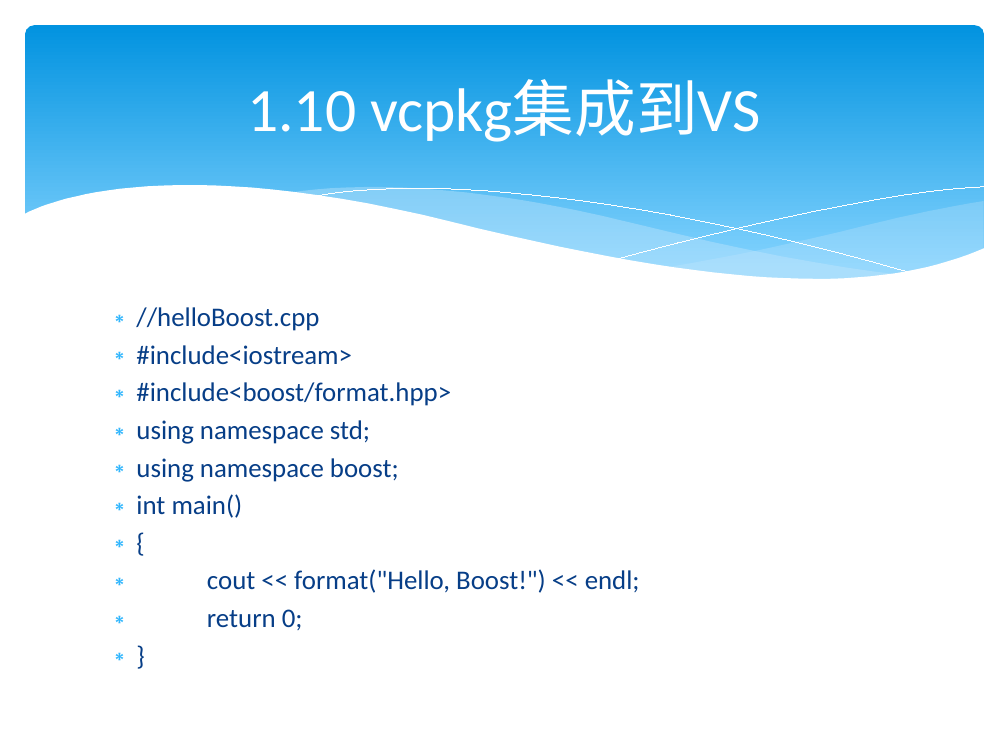
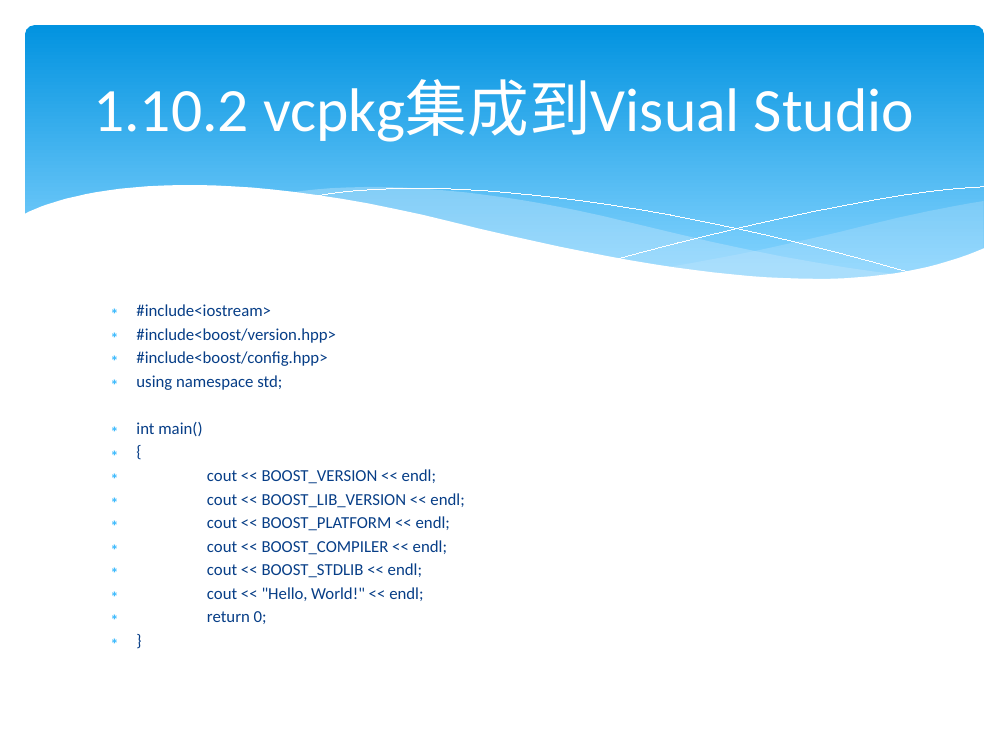
Before and after one commit to lamplight8/cpp, a slide deck: slide 130 of ppt/ch01_绪论_1.pptx (slide 71 before the commit). Drawn at 1008x756 pixels with LibreOffice and Linux fonts; fonts in the diff are those of the drawing. Boxes give left, top, right and bottom in pixels: in the first picture for what was removed or moved away, otherwise in the second. Text is boxed around its words. In the diff, an @@ line names an element or a change of style, - is before the commit and + after.

```diff
--- a/ppt/ch01_绪论_1.pptx
+++ b/ppt/ch01_绪论_1.pptx
@@ title at (93,79,914,142): text changed @@
-1.10 vcpkg集成到VS
+1.10.2 vcpkg集成到Visual Studio
@@ text at (136,307,319,331): paragraph removed @@
-∗ //helloBoost.cpp
@@ text at (136,328,336,366): text changed; size 19.2 to 12 pt @@
-∗ #include<boost/format.hpp>
+∗ #include<boost/version.hpp>
+∗ #include<boost/config.hpp>
@@ text at (136,304,282,624): size 19.2 to 12 pt in "#include<iostream>", "using namespace std;", "int main()", "{" and 2 more places; less space between paragraphs @@
@@ text at (136,458,399,482): paragraph removed @@
-∗ using namespace boost;
@@ text at (207,469,464,601): text changed; size 19.2 to 12 pt @@
-∗ cout << format("Hello, Boost!") << endl;
+∗ cout << BOOST_VERSION << endl;
+∗ cout << BOOST_LIB_VERSION << endl;
+∗ cout << BOOST_PLATFORM << endl;
+∗ cout << BOOST_COMPILER << endl;
+∗ cout << BOOST_STDLIB << endl;
+∗ cout << "Hello, World!" << endl;
```
Also in this commit, not shown: 73 other slides changed, 35 slides added, 27 slides removed, 3 other files.
